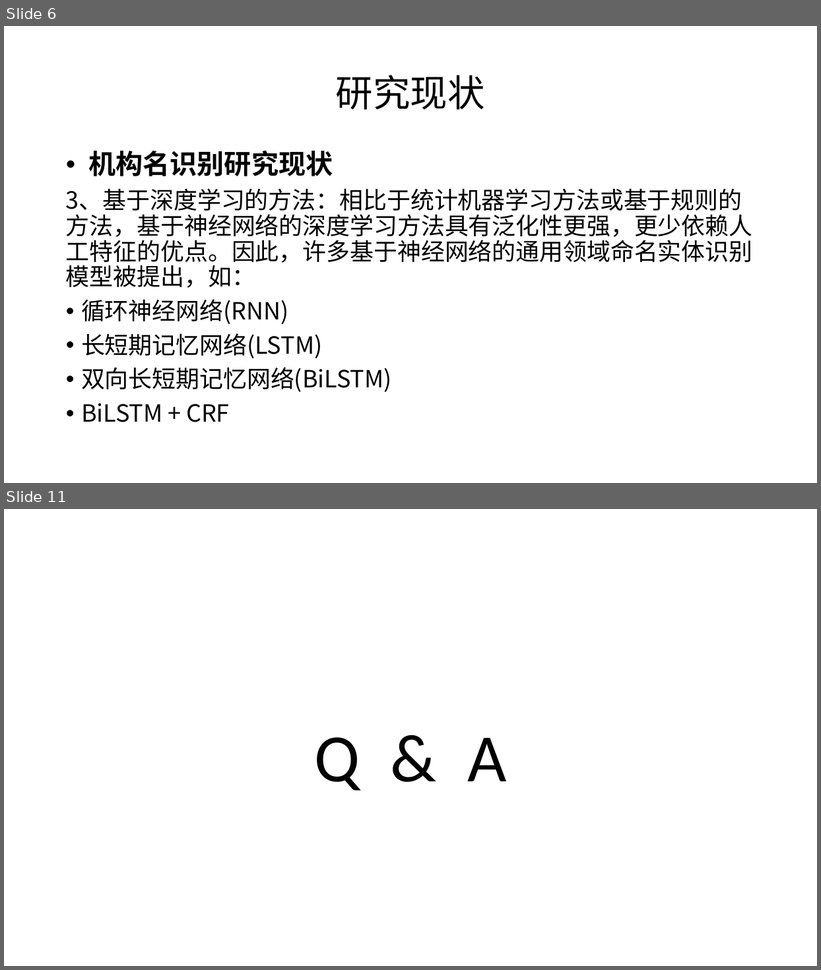
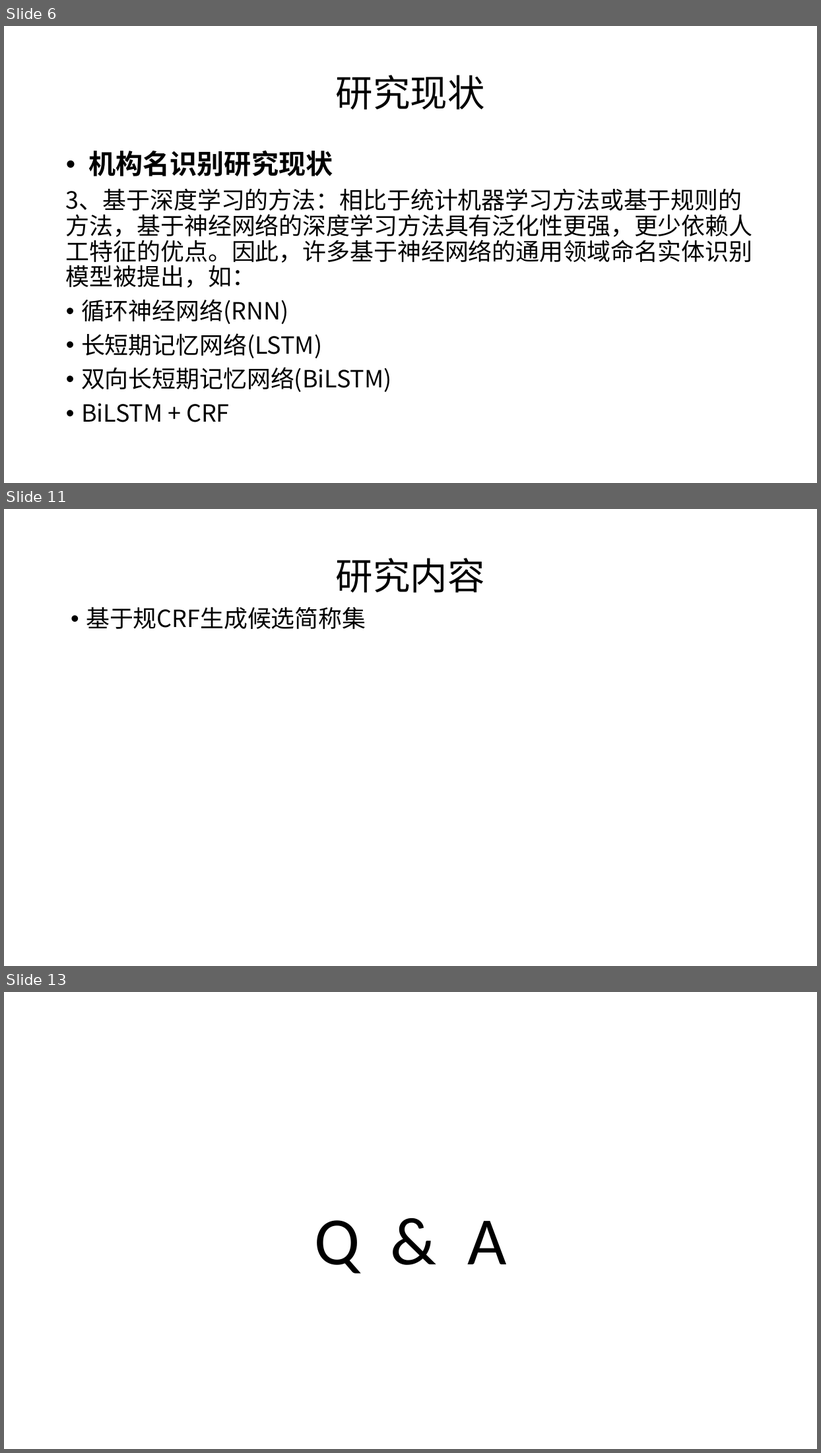
Before and after one commit to SupNewBeen/untitled, a slide deck: 基于语义的模糊同名判定方法.pptx. Shown one above the other, each under a label of ours: slides 6 and 11 before the commit, slides 6, 11 and 13 after it; the slides between them are not shown. The pictures are 821x970 and 821x1453 pixels, drawn with LibreOffice and Linux fonts; fonts in the diff are those of the drawing. Boxes give left, top, right and bottom in pixels: in the first picture for what was removed or moved away, otherwise in the second. Text is boxed around its words. In the diff, an @@ line names an element or a change of style, - is before the commit and + after.

```diff
--- a/基于语义的模糊同名判定方法.pptx
+++ b/基于语义的模糊同名判定方法.pptx
@@ slide 11 added at (4,509,817,966), background #FFFFFF @@
@@ title added at (336,558,485,593), 44 pt, text #000000 @@
+研究内容
@@ text added at (86,607,366,629), 28 pt, text #000000 @@
+• 基于规CRF生成候选简称集
@@ what was slide 11 is now slide 13 @@
```
Also in this commit, not shown: 3 slides changed, 3 other slides added, 2 slides removed.
